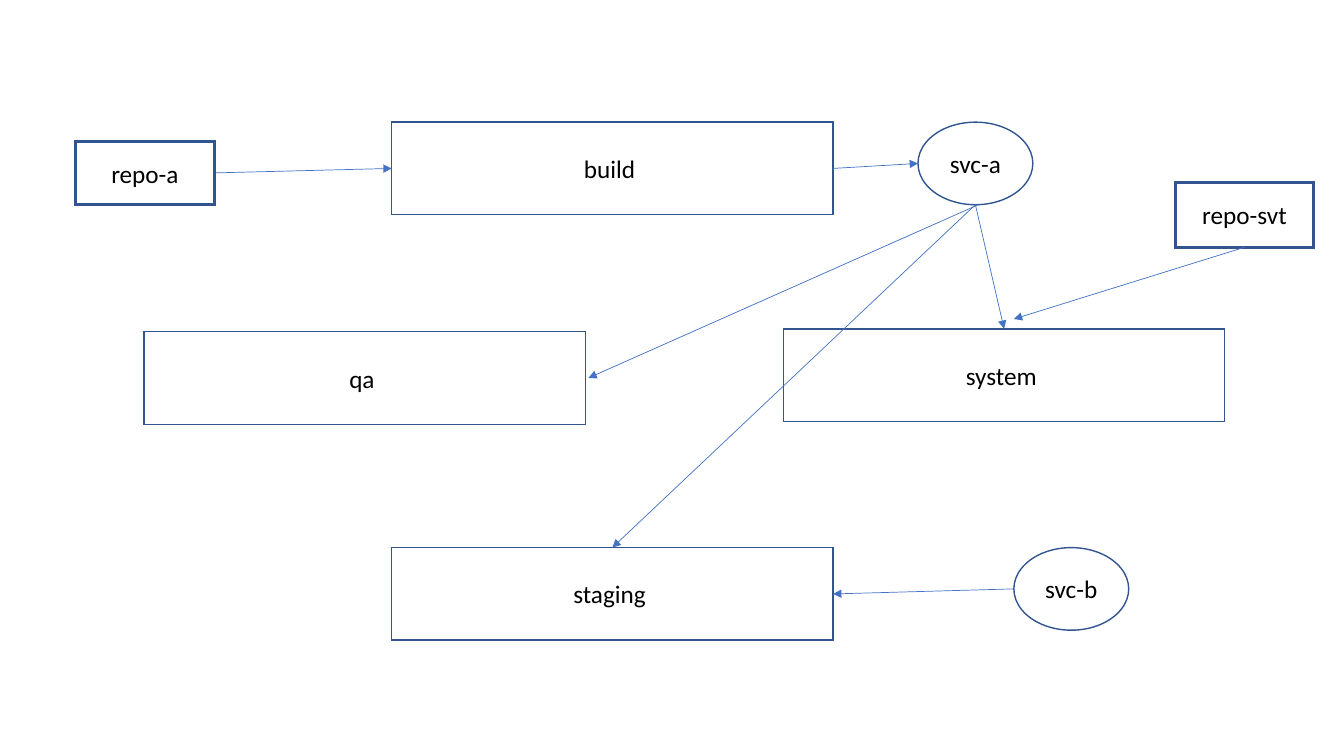
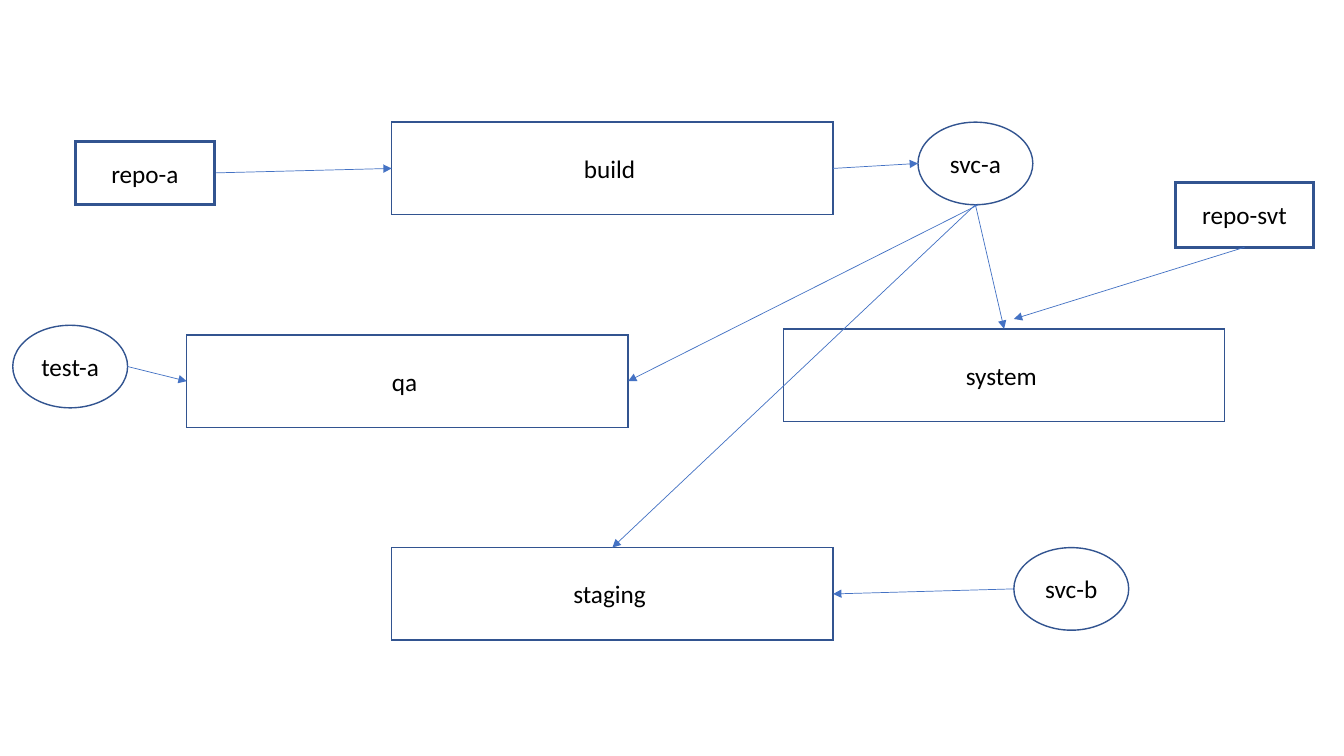
Before and after one commit to mchenggit/kabanero-event, a slide deck: slide 6 of architecture/KabaneroEvent.pptx. Drawn at 1344x756 pixels with LibreOffice and Linux fonts; fonts in the diff are those of the drawing. Boxes give left, top, right and bottom in pixels: in the first picture for what was removed or moved away, otherwise in the second. Text is boxed around its words. In the diff, an @@ line names an element or a change of style, - is before the commit and + after.

Commit message:
update ppt

```diff
--- a/architecture/KabaneroEvent.pptx
+++ b/architecture/KabaneroEvent.pptx
@@ arrow moved from (979, 205) - (589, 378) to (979, 205) - (628, 381) @@
@@ ellipse added at (x1=13, y1=326, x2=128, y2=408), outline #325491 1 pt, 18 pt, text #000000 @@
+test-a
@@ rectangle "qa" moved from (x1=144, y1=332, x2=586, y2=424) to (x1=187, y1=335, x2=628, y2=427) @@
@@ arrow added from (128, 367) to (187, 381), #4472C4 0.5 pt @@
```
